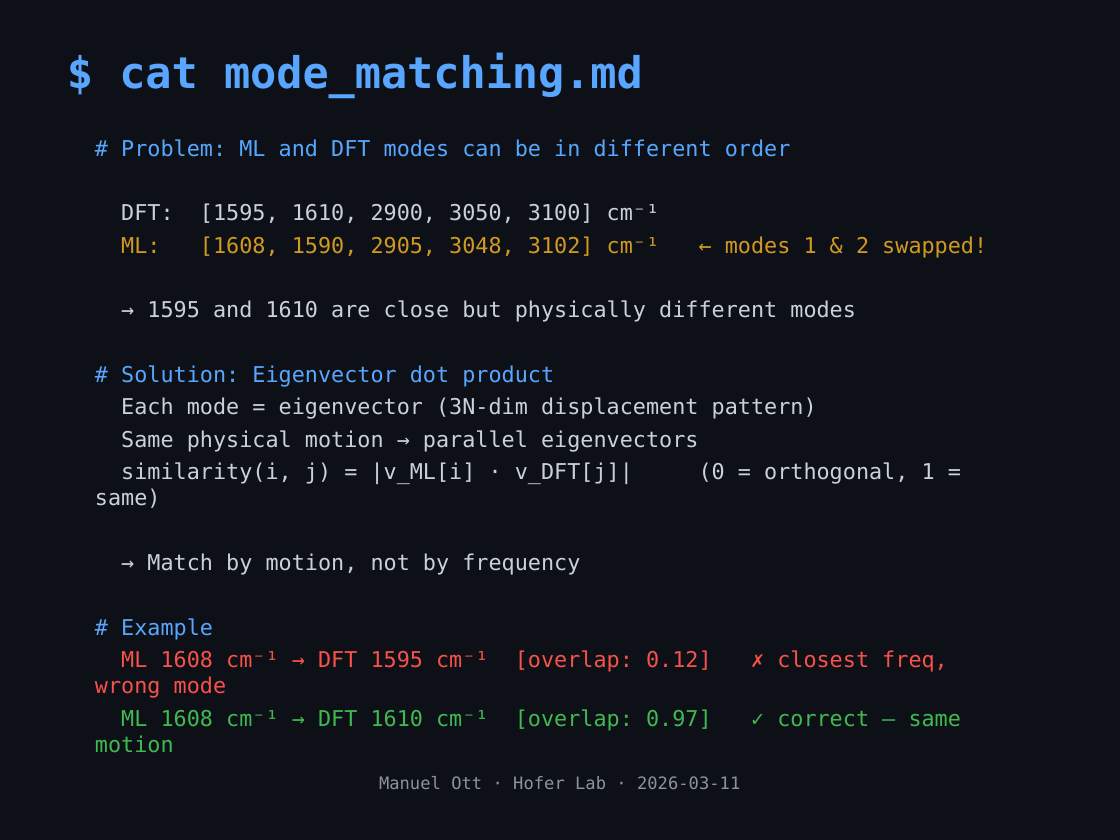
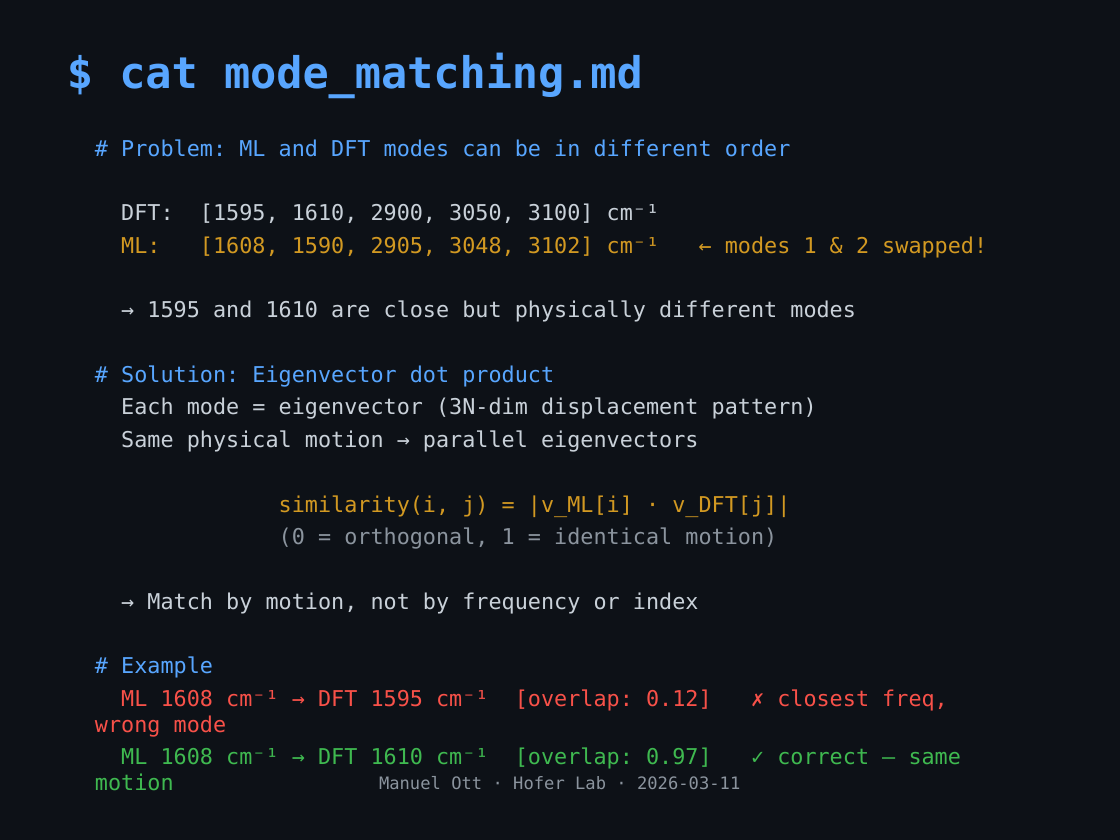
Before and after one commit to mott91/mace_gaussian_interface, a slide deck: slide 7 of presentation/presentation_v2.pptx. Drawn at 1120x840 pixels with LibreOffice and Linux fonts; fonts in the diff are those of the drawing. Boxes give left, top, right and bottom in pixels: in the first picture for what was removed or moved away, otherwise in the second. Text is boxed around its words. In the diff, an @@ line names an element or a change of style, - is before the commit and + after.

```diff
--- a/presentation/presentation_v2.pptx
+++ b/presentation/presentation_v2.pptx
@@ text at (x1=147, y1=495, x2=790, y2=614): text changed @@
-similarity(i, j) = |v_ML[i] · v_DFT[j]| (0 = orthogonal, 1 = same)
-→ Match by motion, not by frequency
+similarity(i, j) = |v_ML[i] · v_DFT[j]|
+(0 = orthogonal, 1 = identical motion)
+→ Match by motion, not by frequency or index
```
Also in this commit, not shown: 1 other slide changed, 1 other file.
